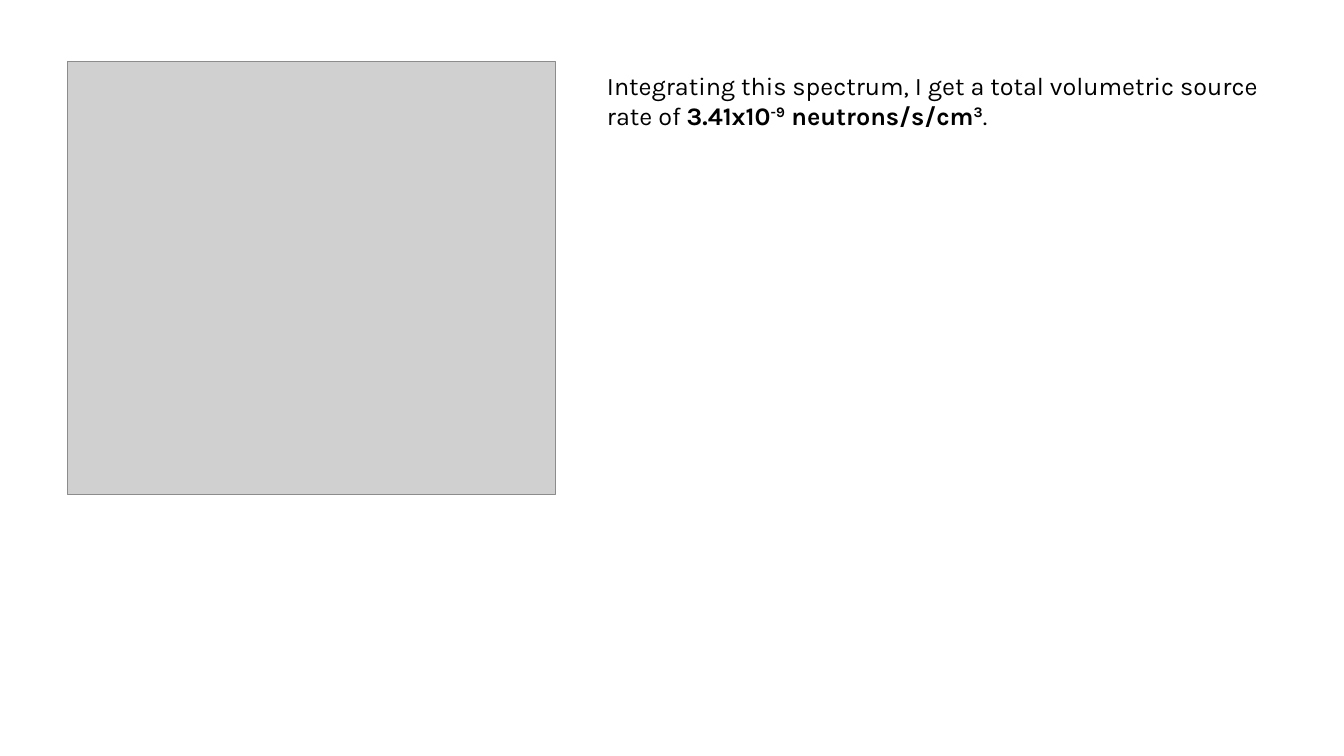
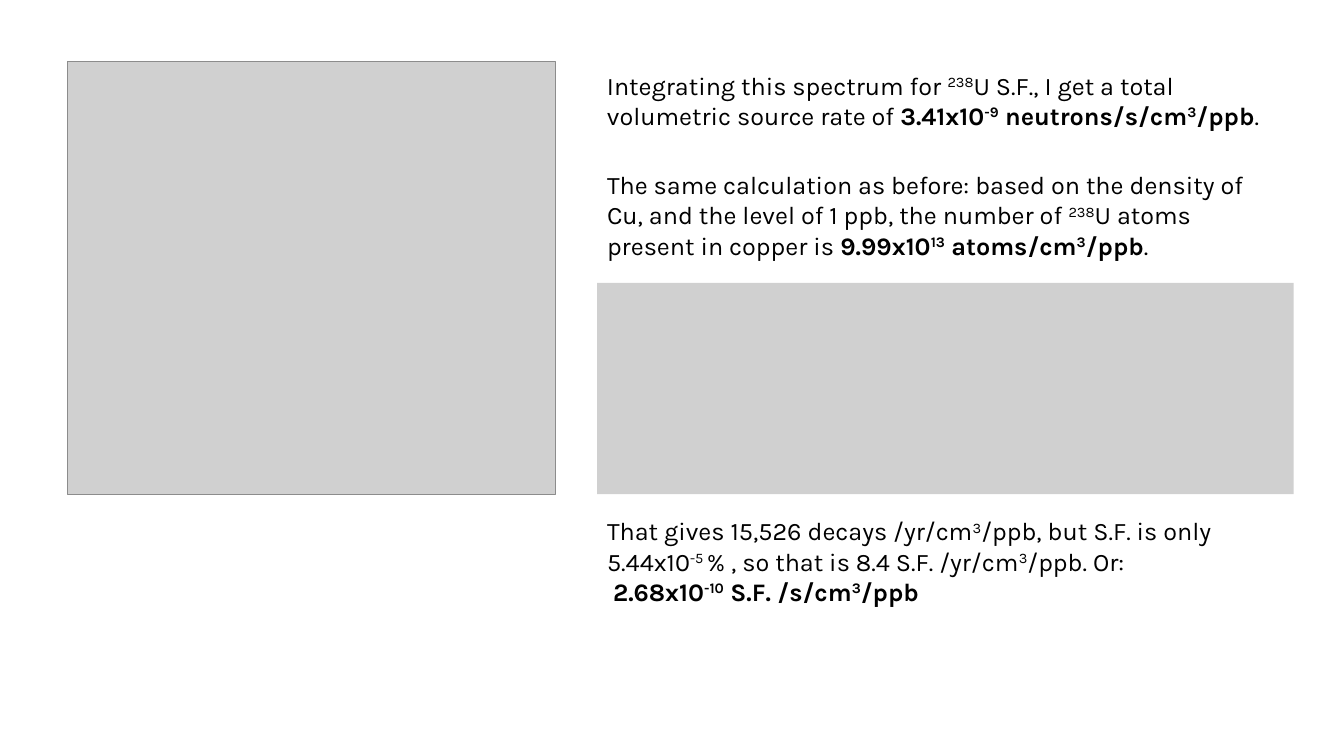
Before and after one commit to villano-lab/n-elec-scattering, a slide deck: slide 8 of 2-Flux/bknds_notes/an-simulation.pptx. Drawn at 1344x756 pixels with LibreOffice and Linux fonts; fonts in the diff are those of the drawing; grey boxes stand for pictures. Boxes give left, top, right and bottom in pixels: in the first picture for what was removed or moved away, otherwise in the second. Text is boxed around its words. In the diff, an @@ line names an element or a change of style, - is before the commit and + after.

```diff
--- a/2-Flux/bknds_notes/an-simulation.pptx
+++ b/2-Flux/bknds_notes/an-simulation.pptx
@@ text at bbox=[607, 77, 1259, 131]: text changed @@
-Integrating this spectrum, I get a total volumetric source rate of 3.41x10-9 neutrons/s/cm3.
+Integrating this spectrum for 238U S.F., I get a total volumetric source rate of 3.41x10-9 neutrons/s/cm3/ppb.
@@ text added at bbox=[607, 176, 1243, 261], 18 pt, text #000000 @@
+The same calculation as before: based on the density of Cu, and the level of 1 ppb, the number of 238U atoms present in copper is 9.99x1013 atoms/cm3/ppb.
@@ picture added at bbox=[597, 283, 1294, 495] @@
@@ text added at bbox=[607, 521, 1211, 607], 18 pt, text #000000 @@
+That gives 15,526 decays /yr/cm3/ppb, but S.F. is only 5.44x10-5 % , so that is 8.4 S.F. /yr/cm3/ppb. Or:
+2.68x10-10 S.F. /s/cm3/ppb
```
Also in this commit, not shown: 4 other slides changed, 2 slides added, 1 slide removed.
